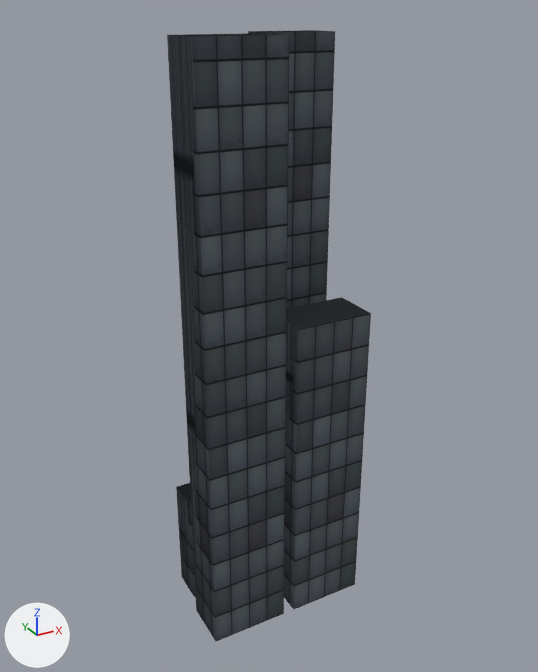
What one commit did to the glTF model assets/models/city_block_12345_6_02.glb.
Camera for both pictures: a camera (50 mm lens) standing at (-7.69, -14.25, 14.45) and looking at (0.15, 0.0, 7.32). Lighting does not change. The marker at lower left points along +X, +Y and +Z. The first picture is the older version. Vertices at exactly the same position are counted once.

Names of what the first picture shows: 'block_02'.
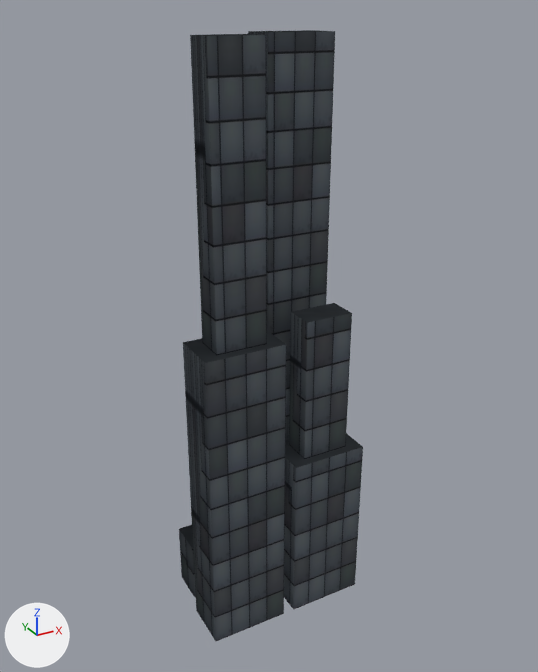
Where the change shows, as pixel boxes [x1, y1, x2, y2] in the pictures (538 x 672 px; the box of a moved part takes in the faces that stretch with it):
'block_02', reshaped (10% narrower)
    before: [167, 30, 371, 641]
    after: [179, 30, 363, 641]
part 1 of me_block_02, added
    after: [190, 34, 267, 355]
part 2 of me_block_02, added
    after: [289, 303, 352, 459]
part 3 of me_block_02, moved or reshaped
    before: [167, 33, 371, 547]
    after: [179, 332, 363, 547]

The change, as a diff of the scene's bpy script:
```diff
--- a/assets/models/city_block_12345_6_02.glb.py
+++ b/assets/models/city_block_12345_6_02.glb.py
@@ me_block_02 @@
 # used by ob_block_02; location = (0.0, 0.0, 0.0)
-me_block_02.from_pydata(...)  # 32 vertices, 48 faces; spans x -2.1..2.1, y -1.35..1.2, z 0.0..14.0
+me_block_02.from_pydata(...)  # 56 vertices, 84 faces; spans x -2.1..2.1, y -1.35..1.2, z 0.0..14.0
+# me_block_02 part 1: a new loose piece, a box spanning x -1.73..-0.52, y -1.12..-0.38, z 7.7..14.0, in mat_tier2_001 (picture img_image_0)
+# me_block_02 part 2: a new loose piece, a box spanning x 0.52..1.73, y -1.12..-0.38, z 4.4..8.0, in mat_tier2_003 (picture img_image_0)
+# me_block_02 part 3
+# 8 vertices are removed from x -2.1..2.1, y -1.35..-0.15, z 8.0..14.0
+# 20 faces are deleted
+# 4 vertices in x -1.95..-0.3, y 0.3..1.2, z 3.0 move by (0.0, 0.0, -1.35)
+# 8 vertices are added at x -2.1..2.1, y -1.35..-0.15, z 4.4..7.7
+# 10 new faces join them, mat_tier2_001 (picture img_image_0)
+# 10 new faces join them, mat_tier2_003 (picture img_image_0)
+# other edits to the shape of me_block_02 do not show in these pictures
 me_block_02.materials.append(mat_tier2)
```
